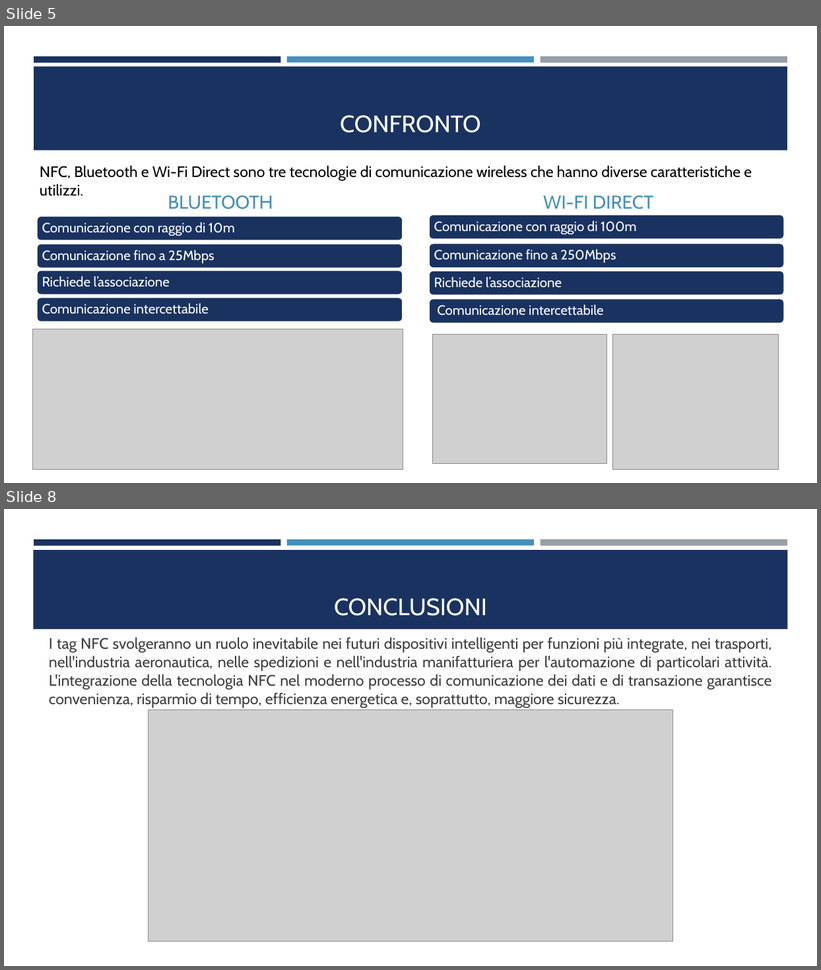
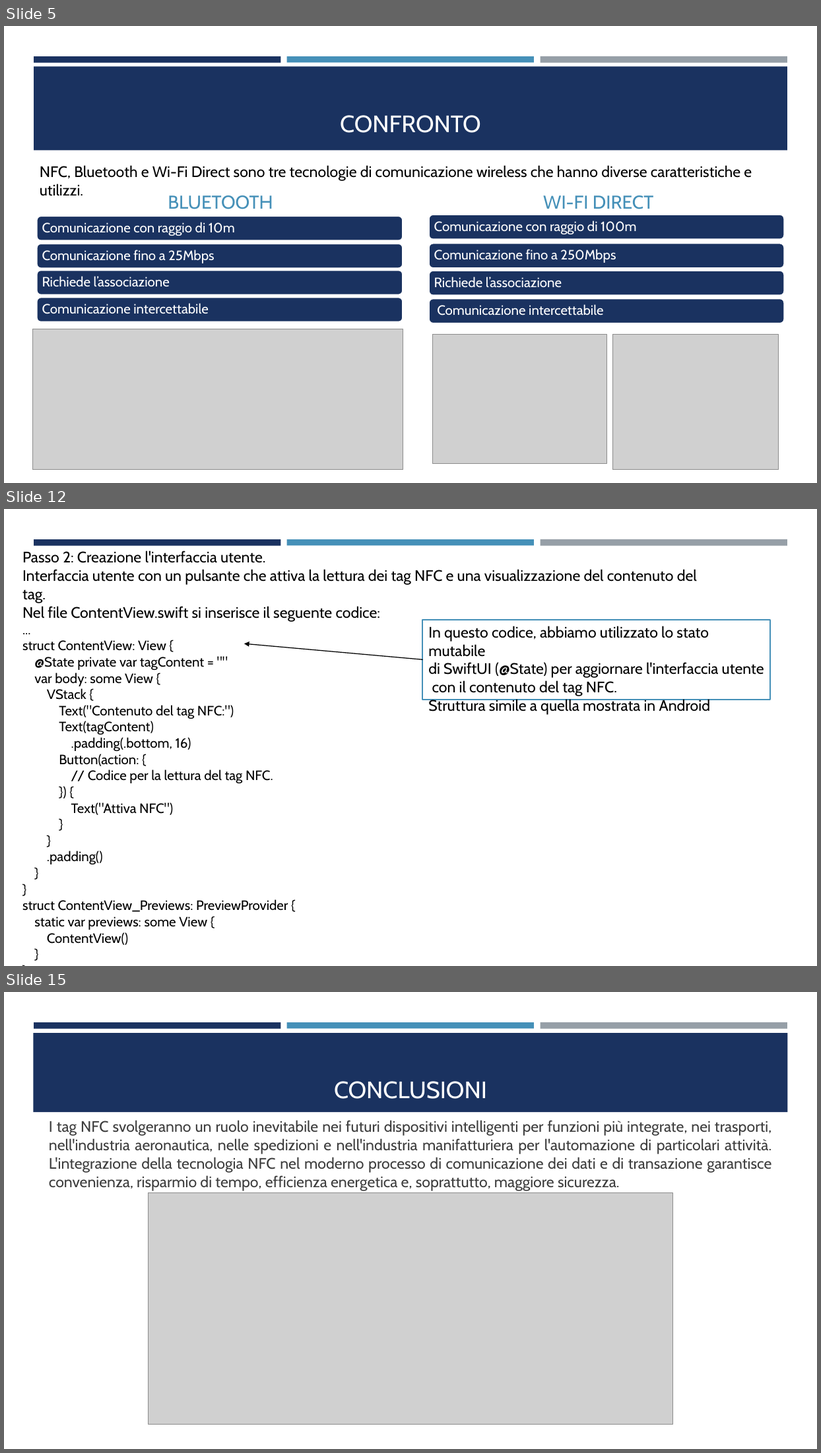
Before and after one commit to AndreaBedei1/Relazione-NFC, a slide deck: Presentazione_NFC/NFC.pptx. Shown one above the other, each under a label of ours: slides 5 and 8 before the commit, slides 5, 12 and 15 after it; the slides between them are not shown. The pictures are 821x970 and 821x1453 pixels, drawn with LibreOffice and Linux fonts; fonts in the diff are those of the drawing; grey boxes stand for pictures. Boxes give left, top, right and bottom in pixels: in the first picture for what was removed or moved away, otherwise in the second. Text is boxed around its words. In the diff, an @@ line names an element or a change of style, - is before the commit and + after.

Commit message:
Add slides on Android integration and iOS integration

```diff
--- a/Presentazione_NFC/NFC.pptx
+++ b/Presentazione_NFC/NFC.pptx
@@ slide 12 added at <box>4,509,817,966</box>, background #FFFFFF; not listed: 3 template elements that a slide beside it also shows @@
@@ text added at <box>22,551,697,945</box>, 16 pt, text #000000 @@
+Passo 2: Creazione l'interfaccia utente.
+Interfaccia utente con un pulsante che attiva la lettura dei tag NFC e una visualizzazione del contenuto del tag.
+Nel file ContentView.swift si inserisce il seguente codice:
+...
+struct ContentView: View {
+@State private var tagContent = ""
+var body: some View {
+VStack {
+Text("Contenuto del tag NFC:")
+Text(tagContent)
+.padding(.bottom, 16)
+Button(action: {
+// Codice per la lettura del tag NFC.
+}) {
+Text("Attiva NFC")
+}
+}
+.padding()
+}
+}
+struct ContentView_Previews: PreviewProvider {
+static var previews: some View {
+ContentView()
+}
+}
@@ rectangle added at <box>422,619,770,699</box>, fill #FFFFFF, outline #4590B8 1.75 pt, 18 pt, text #000000 @@
+In questo codice, abbiamo utilizzato lo stato mutabile
+di SwiftUI (@State) per aggiornare l'interfaccia utente
+con il contenuto del tag NFC.
+Struttura simile a quella mostrata in Android
@@ arrow added from (422, 659) to (244, 644), #000000 1 pt @@
@@ what was slide 8 is now slide 15 @@
```
Also in this commit, not shown: 1 slide changed, 6 other slides added.
